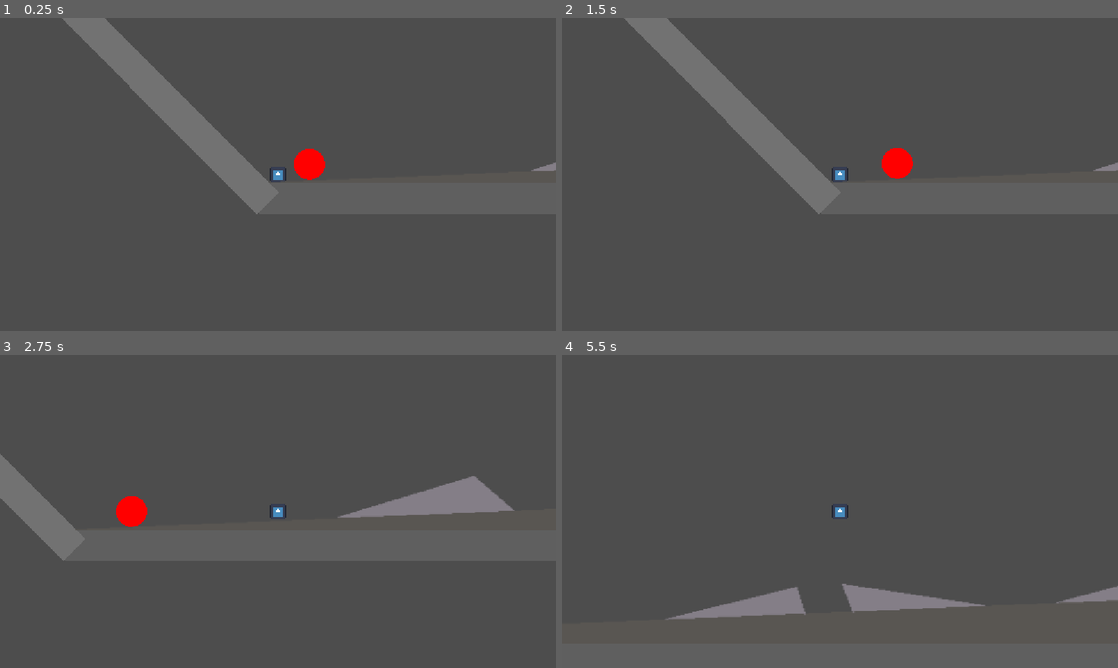
Above: before the commit, frames 1-4 (two rows, left to right).
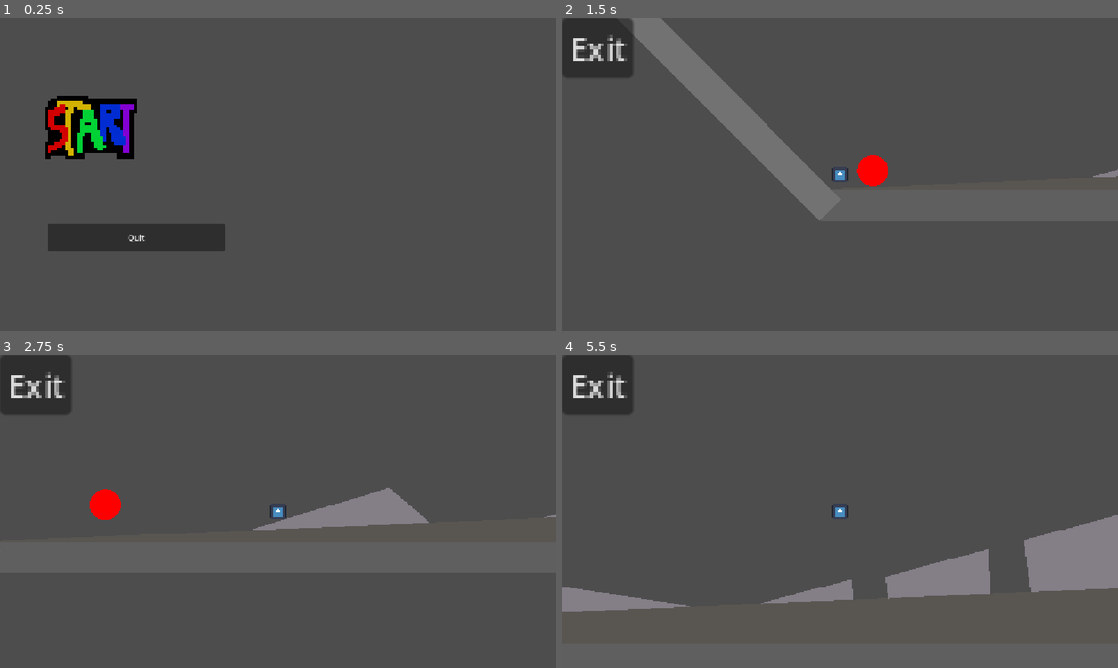
Above: after the commit, the same moments.

Repository: AlanW-bths/NYC-Haven-Jam
Game: Godot game, scene res://Main_Menu.tscn
The game is run twice, just before and just after one commit, with the same random seed, the same clock (stepped at 60 frames per second) and the same inputs. Before the commit the project starts from res://Sisyphus.tscn. The engine's default icon, where the game draws it, is replaced by a stand-in: a white triangle on a blue panel in a dark square.
Inputs (mouse positions are in pixels of both pictures, inside the frame that each line leads up to):
- Up to frame 1 (0.25 s): no input
- Up to frame 2 (1.5 s): click (650, 133) at 0.52 s; click (650, 133) at 1.27 s
- Up to frame 3 (2.75 s): hold Right (right) from 2.03 s (still down); hold Shift (sprint) from 2.03 s (still down); tap Space (jump) at 2.27 s
- Up to frame 4 (5.5 s): release Shift (sprint) at 2.78 s; tap Shift (sprint) at 2.85, 4.35 s; tap Space (jump) at 3.02, 4.52, 5.27 s; release Right (right) at 3.53 s; hold Left (left) 3.53-4.28 s; hold Shift (sprint) 3.53-4.28 s; hold Right (right) from 4.28 s (still down); hold Shift (sprint) from 5.03 s (still down)

The runs differ from the first frame. In frame 1, 11% of the frame differs, in the area x 8-100%, y 0-75%; in frame 2, 4.4%; in frame 3, 7.7%; in frame 4, 11%, in the area x 0-100%, y 0-85%.

Commit message:
Main Screen Plus Transition

Diff:
--- a/do-your-best!/Main_Menu.tscn
+++ b/do-your-best!/Main_Menu.tscn
@@ -1,5 +1,60 @@
 [gd_scene format=3 uid="uid://bxg41gwnj4bw3"]
 
-[node name="MarginContainer" type="MarginContainer" unique_id=1342495724]
+[ext_resource type="Script" uid="uid://cc7ku7bkv0gcb" path="res://Scripts/MainMenu.gd" id="1_m625n"]
+[ext_resource type="Texture2D" uid="uid://b3i5daiaik1yj" path="res://Assets/start.png" id="2_wugcc"]
+[ext_resource type="PackedScene" uid="uid://bwq2dssblfak5" path="res://transition.tscn" id="3_gtid3"]
+
+[node name="Main Menu" type="Control" unique_id=1987918872]
+layout_mode = 3
+anchors_preset = 15
+anchor_right = 1.0
+anchor_bottom = 1.0
+grow_horizontal = 2
+grow_vertical = 2
+script = ExtResource("1_m625n")
+
+[node name="Button_Manager" type="Control" parent="." unique_id=1936351234]
+anchors_preset = 0
 offset_right = 40.0
 offset_bottom = 40.0
+
+[node name="Start" type="TextureButton" parent="Button_Manager" unique_id=233391307]
+modulate = Color(0.9401983, 0.9401984, 0.9401983, 1)
+show_behind_parent = true
+texture_filter = 1
+layout_mode = 0
+offset_left = 32.0
+offset_top = 143.0
+offset_right = 346.0
+offset_bottom = 334.0
+texture_normal = ExtResource("2_wugcc")
+stretch_mode = 5
+
+[node name="Quit" type="Button" parent="Button_Manager" unique_id=1179178811]
+layout_mode = 0
+offset_left = 99.0
+offset_top = 426.0
+offset_right = 466.0
+offset_bottom = 483.0
+text = "Quit
+"
+
+[node name="Main" parent="." unique_id=875315298 instance=ExtResource("3_gtid3")]
+visible = false
+layout_mode = 0
+anchors_preset = 0
+anchor_right = 0.0
+anchor_bottom = 0.0
+offset_left = 0.0
+offset_top = 0.0
+offset_right = 7300.0
+offset_bottom = 4067.0
+grow_horizontal = 1
+grow_vertical = 1
+
+[node name="fade_timer" type="Timer" parent="Main" unique_id=571045922]
+wait_time = 0.9
+
+[connection signal="pressed" from="Button_Manager/Start" to="." method="_on_start_pressed"]
+[connection signal="pressed" from="Button_Manager/Quit" to="." method="_on_quit_pressed"]
+[connection signal="timeout" from="Main/fade_timer" to="." method="_on_fade_timer_timeout"]
--- a/do-your-best!/Outlet.tscn
+++ /dev/null
@@ -1,96 +0,0 @@
-[gd_scene format=3 uid="uid://c4s7bp48ylxj1"]
-
-[ext_resource type="Texture2D" uid="uid://cossvs1il0ye5" path="res://wall_background.png" id="1_t6g64"]
-[ext_resource type="Texture2D" uid="uid://dh0mrenfo52wo" path="res://Plug.png" id="2_51mix"]
-[ext_resource type="Texture2D" uid="uid://dfcmy5hcyyyi0" path="res://outlet.png" id="3_0crwt"]
-[ext_resource type="Texture2D" uid="uid://u1h2ln0dqsir" path="res://water.png" id="4_bj7c2"]
-
-[sub_resource type="AtlasTexture" id="AtlasTexture_ujc36"]
-atlas = ExtResource("2_51mix")
-region = Rect2(0, 0, 32, 32)
-
-[sub_resource type="AtlasTexture" id="AtlasTexture_04xrj"]
-atlas = ExtResource("2_51mix")
-region = Rect2(0, 32, 32, 32)
-
-[sub_resource type="SpriteFrames" id="SpriteFrames_fb8vc"]
-animations = [{
-"frames": [{
-"duration": 1.0,
-"texture": SubResource("AtlasTexture_ujc36")
-}, {
-"duration": 1.0,
-"texture": SubResource("AtlasTexture_04xrj")
-}],
-"loop": 1,
-"name": &"default",
-"speed": 5.0
-}]
-
-[sub_resource type="AtlasTexture" id="AtlasTexture_vewy5"]
-atlas = ExtResource("3_0crwt")
-region = Rect2(0, 0, 32, 32)
-
-[sub_resource type="AtlasTexture" id="AtlasTexture_5jmnt"]
-atlas = ExtResource("3_0crwt")
-region = Rect2(0, 32, 32, 32)
-
-[sub_resource type="SpriteFrames" id="SpriteFrames_gn28m"]
-animations = [{
-"frames": [{
-"duration": 1.0,
-"texture": SubResource("AtlasTexture_vewy5")
-}, {
-"duration": 1.0,
-"texture": SubResource("AtlasTexture_5jmnt")
-}],
-"loop": 1,
-"name": &"default",
-"speed": 5.0
-}]
-
-[sub_resource type="AtlasTexture" id="AtlasTexture_s37b6"]
-atlas = ExtResource("4_bj7c2")
-region = Rect2(0, 0, 32, 32)
-
-[sub_resource type="AtlasTexture" id="AtlasTexture_81753"]
-atlas = ExtResource("4_bj7c2")
-region = Rect2(0, 32, 32, 32)
-
-[sub_resource type="SpriteFrames" id="SpriteFrames_qg7r7"]
-animations = [{
-"frames": [{
-"duration": 1.0,
-"texture": SubResource("AtlasTexture_s37b6")
-}, {
-"duration": 1.0,
-"texture": SubResource("AtlasTexture_81753")
-}],
-"loop": 1,
-"name": &"default",
-"speed": 5.0
-}]
-
-[node name="Node2D" type="Node2D" unique_id=585765513]
-
-[node name="TextureRect" type="TextureRect" parent="." unique_id=121264144]
-z_index = -1
-offset_right = 270.0
-offset_bottom = 193.0
-texture = ExtResource("1_t6g64")
-
-[node name="plug" type="AnimatedSprite2D" parent="." unique_id=1568256807]
-z_index = 1
-position = Vector2(32, 123)
-sprite_frames = SubResource("SpriteFrames_fb8vc")
-frame_progress = 0.7919959
-
-[node name="outlet" type="AnimatedSprite2D" parent="." unique_id=1248413546]
-position = Vector2(206, 117)
-sprite_frames = SubResource("SpriteFrames_gn28m")
-frame_progress = 0.93622017
-
-[node name="water" type="AnimatedSprite2D" parent="." unique_id=675120205]
-position = Vector2(246, 154)
-sprite_frames = SubResource("SpriteFrames_qg7r7")
-frame_progress = 0.8281267
--- /dev/null
+++ b/do-your-best!/Scripts/MainMenu.gd
@@ -0,0 +1,17 @@
+extends Control
+
+var button_type = null
+
+func _on_start_pressed() -> void:
+	button_type = "start"
+	$Main.show()
+	$Main/fade_timer.start()
+	$Main/AnimationPlayer.play("fade_out")
+
+func _on_quit_pressed() -> void:
+	get_tree().quit()
+
+func _on_fade_timer_timeout() -> void:
+	if button_type == "start":
+		get_tree().change_scene_to_file("res://Sisyphus.tscn")
+		button_type = null
--- /dev/null
+++ b/do-your-best!/Scripts/transition.gd
@@ -0,0 +1,20 @@
+extends Node
+
+var button_type = null
+
+func _ready() -> void:
+	$Main.show()
+	$Main/AnimationPlayer.play("fade_in")
+	$Main.hide()
+
+
+func _on_exit_pressed() -> void:
+	$Main.show()
+	$Main/Timer.start()
+	$Main/AnimationPlayer.play("fade_out")
+	button_type = "exit"
+
+func _on_timer_timeout() -> void:
+	if button_type == "exit":
+		get_tree().change_scene_to_file("res://Main_Menu.tscn")
+		button_type = null
--- a/do-your-best!/Sisyphus.tscn
+++ b/do-your-best!/Sisyphus.tscn
@@ -1,14 +1,11 @@
 [gd_scene format=3 uid="uid://jkyyrlob8575"]
 
 [ext_resource type="Script" uid="uid://5vyfvxhy7l66" path="res://Scripts/PlayerMovement.gd" id="1_0c5gw"]
+[ext_resource type="PackedScene" uid="uid://bwq2dssblfak5" path="res://transition.tscn" id="1_fhhho"]
+[ext_resource type="Script" uid="uid://dhvqvxh631yri" path="res://Scripts/transition.gd" id="1_un3nu"]
 [ext_resource type="Texture2D" uid="uid://cg7iwahgbk6fs" path="res://icon.svg" id="2_arf4r"]
 [ext_resource type="Script" uid="uid://b68aqg6b548ev" path="res://Scripts/ball_reset.gd" id="3_378f1"]
-[ext_resource type="Texture2D" uid="uid://pkl422fopq2v" path="res://sisyphus_map.png" id="3_arf4r"]
-
-[sub_resource type="RectangleShape2D" id="RectangleShape2D_5qk0w"]
-size = Vector2(8, 8)
-
-[sub_resource type="QuadMesh" id="QuadMesh_orrq1"]
+[ext_resource type="Texture2D" uid="uid://pkl422fopq2v" path="res://Assets/sisyphus_map.png" id="3_arf4r"]
 
 [sub_resource type="PhysicsMaterial" id="PhysicsMaterial_0c5gw"]
 bounce = 0.95
@@ -26,27 +23,13 @@
 [sub_resource type="RectangleShape2D" id="RectangleShape2D_orrq1"]
 size = Vector2(16, 816.85345)
 
+[sub_resource type="RectangleShape2D" id="RectangleShape2D_5qk0w"]
+size = Vector2(8, 8)
+
+[sub_resource type="QuadMesh" id="QuadMesh_orrq1"]
+
 [node name="Node2D" type="Node2D" unique_id=1121677183]
-
-[node name="Player" type="CharacterBody2D" parent="." unique_id=676528423]
-position = Vector2(10, 624)
-collision_layer = 3
-floor_stop_on_slope = false
-script = ExtResource("1_0c5gw")
-
-[node name="CollisionShape2D" type="CollisionShape2D" parent="Player" unique_id=2008870430]
-shape = SubResource("RectangleShape2D_5qk0w")
-
-[node name="MeshInstance2D" type="MeshInstance2D" parent="Player/CollisionShape2D" unique_id=914085179]
-position = Vector2(2.3841858e-07, -2.3841858e-07)
-rotation = 3.1415927
-scale = Vector2(7.9999995, 7.9999995)
-mesh = SubResource("QuadMesh_orrq1")
-texture = ExtResource("2_arf4r")
-
-[node name="Camera2D" type="Camera2D" parent="Player" unique_id=2110093978]
-scale = Vector2(-2.720001, 1)
-zoom = Vector2(4, 4)
+script = ExtResource("1_un3nu")
 
 [node name="Ball" type="RigidBody2D" parent="." unique_id=1400348022]
 position = Vector2(27, 622)
@@ -148,3 +131,38 @@
 
 [node name="SisyphusMap" type="Sprite2D" parent="Map" unique_id=1618745220]
 texture = ExtResource("3_arf4r")
+
+[node name="Player" type="CharacterBody2D" parent="." unique_id=676528423]
+position = Vector2(10, 624)
+collision_layer = 3
+floor_stop_on_slope = false
+script = ExtResource("1_0c5gw")
+
+[node name="CollisionShape2D" type="CollisionShape2D" parent="Player" unique_id=2008870430]
+shape = SubResource("RectangleShape2D_5qk0w")
+
+[node name="MeshInstance2D" type="MeshInstance2D" parent="Player/CollisionShape2D" unique_id=914085179]
+position = Vector2(2.3841858e-07, -2.3841858e-07)
+rotation = 3.1415927
+scale = Vector2(7.9999995, 7.9999995)
+mesh = SubResource("QuadMesh_orrq1")
+texture = ExtResource("2_arf4r")
+
+[node name="Camera2D" type="Camera2D" parent="Player" unique_id=2110093978]
+scale = Vector2(-2.720001, 1)
+zoom = Vector2(4, 4)
+
+[node name="exit" type="Button" parent="Player" unique_id=1037597732]
+offset_left = -144.0
+offset_top = -81.0
+offset_right = -107.0
+offset_bottom = -50.0
+text = "Exit"
+
+[node name="Main" parent="." unique_id=875315298 instance=ExtResource("1_fhhho")]
+visible = false
+
+[node name="Timer" type="Timer" parent="Main" unique_id=209139117]
+
+[connection signal="pressed" from="Player/exit" to="." method="_on_exit_pressed"]
+[connection signal="timeout" from="Main/Timer" to="." method="_on_timer_timeout"]
--- a/do-your-best!/project.godot
+++ b/do-your-best!/project.godot
@@ -11,7 +11,7 @@
 [application]
 
 config/name="Do Your Best!"
-run/main_scene="uid://jkyyrlob8575"
+run/main_scene="uid://bxg41gwnj4bw3"
 config/features=PackedStringArray("4.7", "GL Compatibility")
 config/icon="res://icon.svg"
 
@@ -54,6 +54,11 @@
 "events": [Object(InputEventKey,"resource_local_to_scene":false,"resource_name":"","device":-1,"window_id":0,"alt_press …(192 unchanged characters)…
 ]
 }
+exit={
+"deadzone": 0.2,
+"events": [Object(InputEventKey,"resource_local_to_scene":false,"resource_name":"","device":-1,"window_id":0,"alt_pressed":false,"shift_pressed":false,"ctrl_pressed":false,"meta_pressed":false,"pressed":false,"keycode":0,"physical_keycode":81,"key_label":0,"unicode":113,"location":0,"echo":false,"script":null)
+]
+}
 
 [physics]
 
@@ -61,6 +66,7 @@
 
 [rendering]
 
+textures/canvas_textures/default_texture_filter=0
 rendering_device/driver.windows="d3d12"
 renderer/rendering_method="gl_compatibility"
 renderer/rendering_method.mobile="gl_compatibility"
--- /dev/null
+++ b/do-your-best!/transition.tscn
@@ -0,0 +1,68 @@
+[gd_scene format=3 uid="uid://bwq2dssblfak5"]
+
+[sub_resource type="Animation" id="Animation_1yi3g"]
+length = 0.001
+tracks/0/type = "value"
+tracks/0/imported = false
+tracks/0/enabled = true
+tracks/0/path = NodePath(".:color")
+tracks/0/interp = 1
+tracks/0/loop_wrap = true
+tracks/0/keys = {
+"times": PackedFloat32Array(0),
+"transitions": PackedFloat32Array(1),
+"update": 0,
+"values": [Color(0, 0, 0, 1)]
+}
+
+[sub_resource type="Animation" id="Animation_2gi1b"]
+resource_name = "fade_in"
+tracks/0/type = "value"
+tracks/0/imported = false
+tracks/0/enabled = true
+tracks/0/path = NodePath(".:color")
+tracks/0/interp = 1
+tracks/0/loop_wrap = true
+tracks/0/keys = {
+"times": PackedFloat32Array(0.03333336, 1),
+"transitions": PackedFloat32Array(1, 0.99999994),
+"update": 0,
+"values": [Color(0, 0, 0, 1), Color(0, 0, 0, 0)]
+}
+
+[sub_resource type="Animation" id="Animation_pj2mc"]
+resource_name = "fade_out"
+tracks/0/type = "value"
+tracks/0/imported = false
+tracks/0/enabled = true
+tracks/0/path = NodePath(".:color")
+tracks/0/interp = 1
+tracks/0/loop_wrap = true
+tracks/0/keys = {
+"times": PackedFloat32Array(0, 1),
+"transitions": PackedFloat32Array(1, 1),
+"update": 0,
+"values": [Color(0, 0, 0, 0), Color(0, 0, 0, 1)]
+}
+
+[sub_resource type="AnimationLibrary" id="AnimationLibrary_4r5tf"]
+_data = {
+&"RESET": SubResource("Animation_1yi3g"),
+&"fade_in": SubResource("Animation_2gi1b"),
+&"fade_out": SubResource("Animation_pj2mc")
+}
+
+[node name="Main" type="ColorRect" unique_id=875315298]
+anchors_preset = 15
+anchor_right = 1.0
+anchor_bottom = 1.0
+offset_left = -4063.0
+offset_top = -2042.0
+offset_right = 3237.0
+offset_bottom = 2025.0
+grow_horizontal = 2
+grow_vertical = 2
+color = Color(0, 0, 0, 1)
+
+[node name="AnimationPlayer" type="AnimationPlayer" parent="." unique_id=1553251905]
+libraries/ = SubResource("AnimationLibrary_4r5tf")
Renamed: do-your-best!/reset.png -> do-your-best!/Assets/reset.png
Not shown, changed: do-your-best!/Assets/reset.png.import
Renamed: do-your-best!/sewer.png -> do-your-best!/Assets/sewer.png
Not shown, changed: do-your-best!/Assets/sewer.png.import
Renamed: do-your-best!/sisyphus_map.png -> do-your-best!/Assets/sisyphus_map.png
Not shown, changed: do-your-best!/Assets/sisyphus_map.png.import
Renamed: do-your-best!/start.png -> do-your-best!/Assets/start.png
Not shown, changed: do-your-best!/Assets/start.png.import
Renamed: do-your-best!/water.png -> do-your-best!/Assets/water.png
Not shown, changed: do-your-best!/Assets/water.png.import
Binary file removed: do-your-best!/Plug.png
Not shown, removed: do-your-best!/Plug.png.import
(and 6 more such lines)
